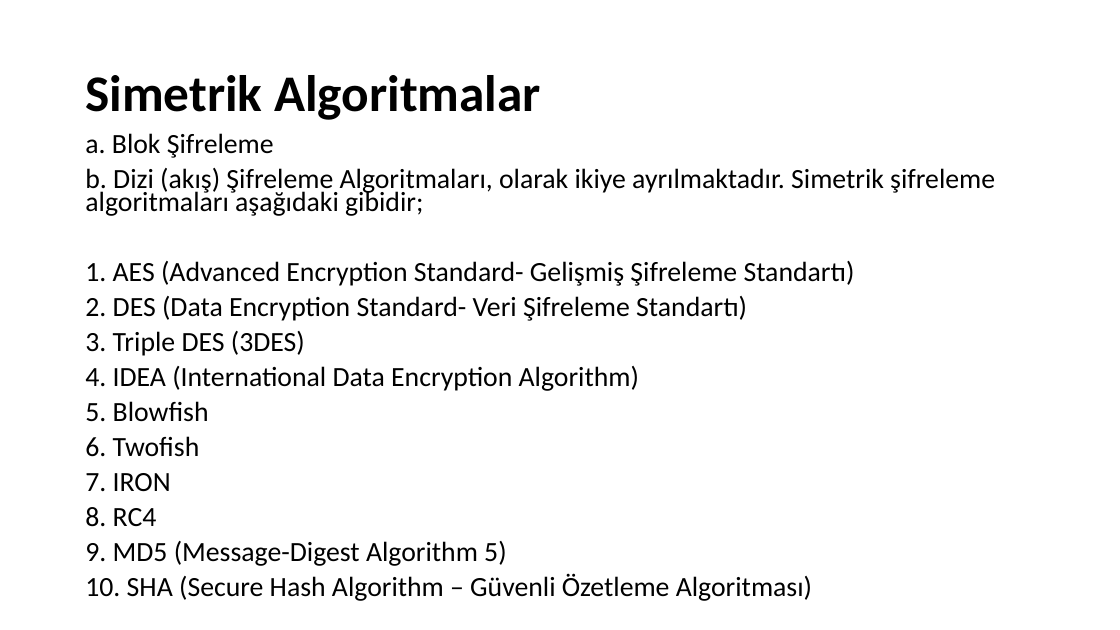
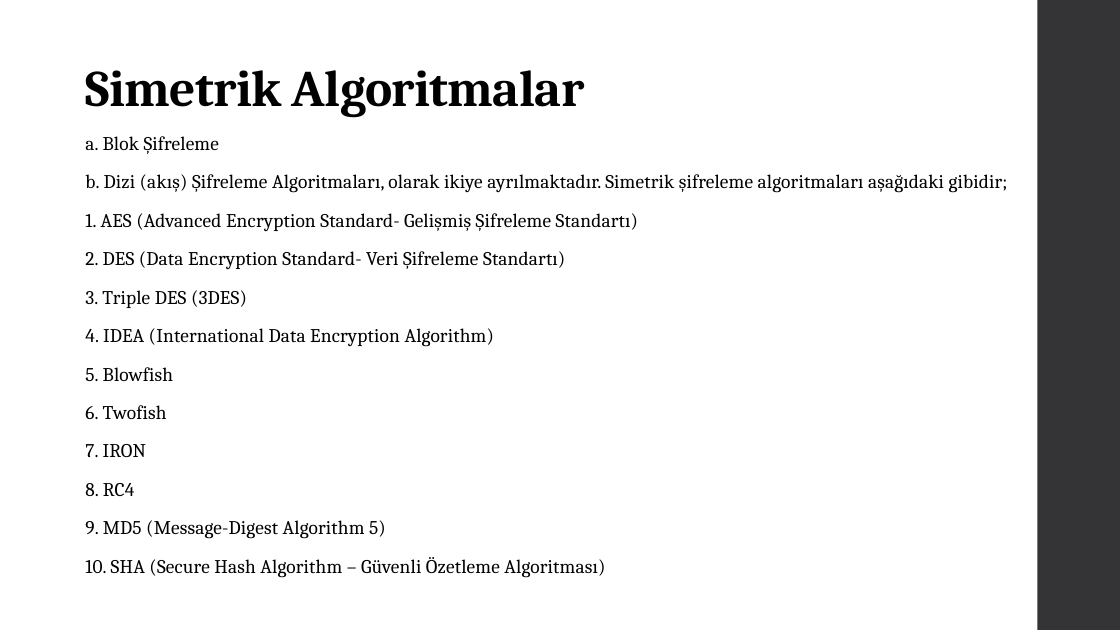
Before and after one commit to Asroyx/assay, a slide deck: slide 5 of sifreleme algoritma.pptx. Drawn at 1120x630 pixels with LibreOffice and Linux fonts; fonts in the diff are those of the drawing. Boxes give left, top, right and bottom in pixels: in the first picture for what was removed or moved away, otherwise in the second. Text is boxed around its words. In the diff, an @@ line names an element or a change of style, - is before the commit and + after.

```diff
--- a/sifreleme algoritma.pptx
+++ b/sifreleme algoritma.pptx
@@ title "Simetrik Algoritmalar" at [85, 70, 585, 118]: font Calibri to Cambria, letter spacing 0 to -0.5 pt; vertical alignment middle to bottom @@
@@ rectangle added at [1038, 0, 1120, 630], fill #353537 @@
@@ text "a. Blok Şifreleme" at [85, 136, 1008, 578]: size 23.8 to 16.6 pt, font Calibri to Cambria, letter spacing 0 to 0.1 pt; line spacing 0.7 to 0.85; more space between paragraphs @@
```
Also in this commit, not shown: 7 other slides changed, 10 slides added.
